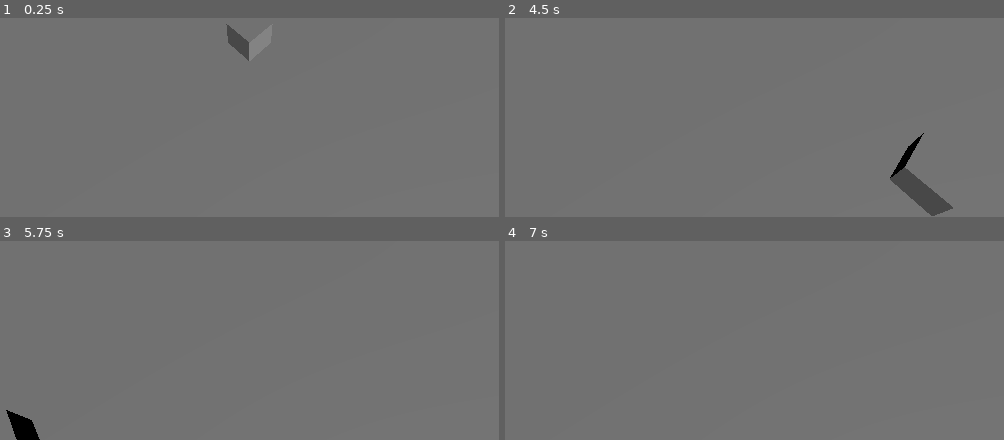
Above: before the commit, frames 1-4 (two rows, left to right).
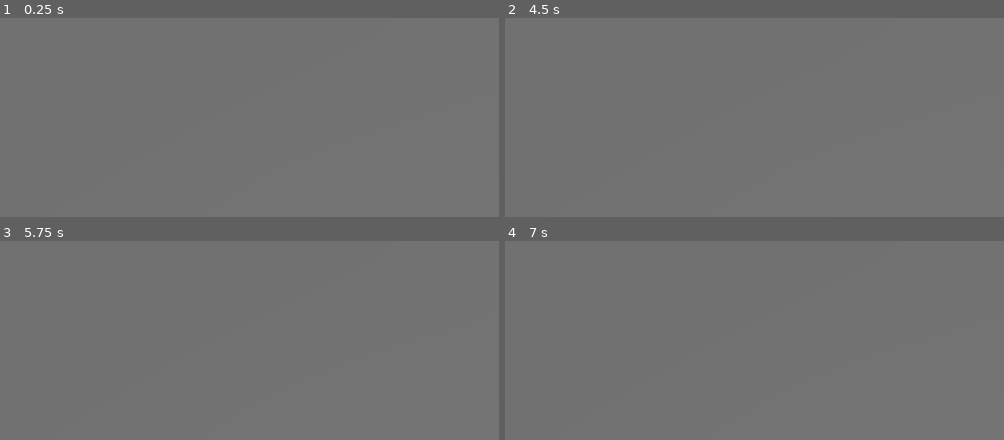
Above: after the commit, the same moments.

Repository: a-moseman/IsoGame
Game: Godot game, scene res://scene.tscn
The game is run twice, just before and just after one commit, with the same random seed, the same clock (stepped at 60 frames per second) and the same inputs.
Inputs:
- Up to frame 1 (0.25 s): no input
- Up to frame 2 (4.5 s): tap Enter at 0.5, 2.75, 4.25 s; hold D (move-right) 0.53-1.28 s; hold S (move-down) 1.28-2.03 s; tap Space at 2, 3.5 s; hold D (move-right) 2.03-2.78 s; hold W (move-up) 2.78-3.53 s; hold A (move-left) from 3.53 s (still down)
- Up to frame 3 (5.75 s): release A (move-left) at 5.03 s; hold S (move-down) from 5.03 s (still down)
- Up to frame 4 (7 s): release S (move-down) at 5.78 s; hold D (move-right) 5.78-6.53 s; tap Space at 6.5 s; hold W (move-up) from 6.53 s (still down)

The runs differ from the first frame. In frame 1, 0.4% of the frame differs, in the area x 45-50%, y 3-22%; in frame 2, 1.5%, in the area x 77-90%, y 57-100%; in frame 3, 0.6%; in frame 4, less than 0.1%.
Error in both runs: Assertion failed: no instance type provided (res://src/boot/Bootstrap.gd:37)

Commit message:
Integrate player movement with networking

Diff:
--- /dev/null
+++ b/PlayerController.gd
@@ -0,0 +1,18 @@
+extends CharacterBody3D
+
+const MOVE_SPEED: float = 5.0
+
+@export var multiplayer_id := 1 :
+	set(id):
+		multiplayer_id = id
+		$MovementInput.set_multiplayer_authority(id)
+
+@onready var movement_input = $MovementInput
+
+# Called every frame. 'delta' is the elapsed time since the previous frame.
+func _physics_process(delta):
+	if movement_input.movement_vector.length() > 0:
+		var movement_vector: Vector2 = movement_input.movement_vector.normalized()
+		var motion = transform.basis * Vector3(movement_vector.x, 0, movement_vector.y) * MOVE_SPEED
+		velocity = motion
+		move_and_slide()
--- /dev/null
+++ b/player.tscn
@@ -0,0 +1,42 @@
+[gd_scene load_steps=7 format=3 uid="uid://dda4e8obfnmsy"]
+
+[ext_resource type="Script" path="res://src/MovementController.gd" id="1_60dxx"]
+[ext_resource type="Script" path="res://PlayerController.gd" id="1_hyflv"]
+
+[sub_resource type="SceneReplicationConfig" id="SceneReplicationConfig_jebnw"]
+properties/0/path = NodePath(".:multiplayer_id")
+properties/0/spawn = true
+properties/0/replication_mode = 0
+properties/1/path = NodePath(".:position")
+properties/1/spawn = true
+properties/1/replication_mode = 1
+properties/2/path = NodePath(".:velocity")
+properties/2/spawn = true
+properties/2/replication_mode = 1
+
+[sub_resource type="SceneReplicationConfig" id="SceneReplicationConfig_ually"]
+properties/0/path = NodePath("MovementInput:movement_vector")
+properties/0/spawn = false
+properties/0/replication_mode = 1
+
+[sub_resource type="BoxShape3D" id="BoxShape3D_gnko0"]
+
+[sub_resource type="BoxMesh" id="BoxMesh_5sxfm"]
+
+[node name="Player" type="CharacterBody3D"]
+transform = Transform3D(1, 0, 0, 0, 1, 0, 0, 0, 1, 0, 0.5, 0)
+script = ExtResource("1_hyflv")
+
+[node name="ServerSynchronizer" type="MultiplayerSynchronizer" parent="."]
+replication_config = SubResource("SceneReplicationConfig_jebnw")
+
+[node name="MovementInput" type="MultiplayerSynchronizer" parent="."]
+replication_config = SubResource("SceneReplicationConfig_ually")
+script = ExtResource("1_60dxx")
+
+[node name="CollisionShape3D" type="CollisionShape3D" parent="."]
+shape = SubResource("BoxShape3D_gnko0")
+
+[node name="MeshInstance3D" type="MeshInstance3D" parent="."]
+mesh = SubResource("BoxMesh_5sxfm")
+skeleton = NodePath("")
--- a/scene.tscn
+++ b/scene.tscn
@@ -1,21 +1,16 @@
-[gd_scene load_steps=7 format=3 uid="uid://drsvt6rhgkx4w"]
+[gd_scene load_steps=4 format=3 uid="uid://drsvt6rhgkx4w"]
 
 [ext_resource type="Script" path="res://src/node/Game.gd" id="1_8l5ta"]
-[ext_resource type="Script" path="res://src/PlayerController.gd" id="2_yxnk8"]
 
 [sub_resource type="WorldBoundaryShape3D" id="WorldBoundaryShape3D_527ol"]
 
 [sub_resource type="PlaneMesh" id="PlaneMesh_15poa"]
 
-[sub_resource type="BoxShape3D" id="BoxShape3D_gnko0"]
-
-[sub_resource type="BoxMesh" id="BoxMesh_5sxfm"]
-
-[node name="Game" type="Node3D"]
+[node name="Game" type="Node"]
 script = ExtResource("1_8l5ta")
 
 [node name="DirectionalLight3D" type="DirectionalLight3D" parent="."]
-transform = Transform3D(0.258819, -0.554032, 0.79124, 0, 0.819152, 0.573576, -0.965926, -0.148453, 0.212012, 0, 2.5, 0)
+transform = Transform3D(0.258819, -0.554032, 0.79124, 0, 0.819152, 0.573576, -0.965926, -0.148452, 0.212012, 0, 2.5, 0)
 
 [node name="Ground" type="StaticBody3D" parent="."]
 
@@ -30,14 +25,8 @@
 [node name="PlayerCamera" type="Camera3D" parent="."]
 transform = Transform3D(0.707107, -0.5, 0.5, 0, 0.707107, 0.707107, -0.707107, -0.5, 0.5, 4, 8, 4)
 
-[node name="Player" type="RigidBody3D" parent="."]
-transform = Transform3D(1, 0, 0, 0, 1, 0, 0, 0, 1, 0, 0.5, 0)
-script = ExtResource("2_yxnk8")
-move_speed = 10.0
+[node name="Players" type="Node" parent="."]
 
-[node name="CollisionShape3D" type="CollisionShape3D" parent="Player"]
-shape = SubResource("BoxShape3D_gnko0")
-
-[node name="MeshInstance3D" type="MeshInstance3D" parent="Player"]
-mesh = SubResource("BoxMesh_5sxfm")
-skeleton = NodePath("")
+[node name="MultiplayerSpawner" type="MultiplayerSpawner" parent="."]
+_spawnable_scenes = PackedStringArray("res://player.tscn")
+spawn_path = NodePath("../Players")
--- /dev/null
+++ b/src/MovementController.gd
@@ -0,0 +1,26 @@
+extends MultiplayerSynchronizer
+
+var movement_input: Vector2 = Vector2.ZERO
+var movement_scale: float = 0
+@export var movement_vector: Vector2 = Vector2.ZERO
+
+# Called when the node enters the scene tree for the first time.
+func _ready():
+	set_process(get_multiplayer_authority() == multiplayer.get_unique_id())
+
+# Called every frame. 'delta' is the elapsed time since the previous frame.
+func _process(delta):
+	var dir = Input.get_vector("move-left", "move-right", "move-up", "move-down")
+	movement_vector = dir
+	_clamp(movement_vector)
+
+## Clamp the x and y values of the provided vector to be between -1 and 1, both inclusive.
+func _clamp(v: Vector2):
+	if v.x > 1:
+		v.x = 1
+	if v.x < -1:
+		v.x = -1
+	if v.y > 1:
+		v.y = 1
+	if v.y < 1:
+		v.y = -1
--- a/src/PlayerController.gd
+++ /dev/null
@@ -1,54 +0,0 @@
-extends RigidBody3D
-
-@export var move_speed: float
-
-var movement_input: Vector2 = Vector2.ZERO
-var movement_scale: float = 0
-var movement_vector: Vector2 = Vector2.ZERO
-
-# Called when the node enters the scene tree for the first time.
-func _ready():
-	pass # Replace with function body.
-
-# Called every frame. 'delta' is the elapsed time since the previous frame.
-func _process(delta):
-	if movement_scale > 0:
-		var motion: Vector3 = Vector3(movement_vector.x, 0, -movement_vector.y) * move_speed
-		move_and_collide(motion * delta)
-
-func _input(event):
-	if event.is_action_pressed("move-up"):
-		movement_input.y += 1
-	if event.is_action_pressed("move-down"):
-		movement_input.y -= 1
-	if event.is_action_pressed("move-right"):
-		movement_input.x += 1
-	if event.is_action_pressed("move-left"):
-		movement_input.x -= 1
-
-	if event.is_action_released("move-up"):
-		movement_input.y -= 1
-	if event.is_action_released("move-down"):
-		movement_input.y += 1
-	if event.is_action_released("move-right"):
-		movement_input.x -= 1
-	if event.is_action_released("move-left"):
-		movement_input.x += 1
-
-	_clamp(movement_input)
-	movement_scale = movement_input.length()
-	if movement_scale < 0:
-		movement_vector = Vector2.ZERO
-	else:
-		movement_vector = movement_input / movement_scale
-
-## Clamp the x and y values of the provided vector to be between -1 and 1, both inclusive.
-func _clamp(v: Vector2):
-	if v.x > 1:
-		v.x = 1
-	if v.x < -1:
-		v.x = -1
-	if v.y > 1:
-		v.y = 1
-	if v.y < 1:
-		v.y = -1
--- a/src/boot/Bootstrap.gd
+++ b/src/boot/Bootstrap.gd
@@ -18,7 +18,7 @@
 }
 
 ## Run the bootstrap.
-func run(args: Array, root: Node3D) -> InstanceType:
+func run(args: Array, root: Node) -> InstanceType:
 	var instance_type: InstanceType = _get_instance_type(args)
 	var port: int = _get_port(args)
 	match instance_type:
--- a/src/boot/Client.gd
+++ b/src/boot/Client.gd
@@ -1,6 +1,6 @@
 class_name Client extends Object
 
-func run(root: Node3D, port: int, address: String) -> void:
+func run(root: Node, port: int, address: String) -> void:
 	print("Starting client with server at {0}:{1}".format([address, port]))
 	var peer: ENetMultiplayerPeer = ENetMultiplayerPeer.new()
 	peer.create_client(address, port)
--- a/src/boot/Server.gd
+++ b/src/boot/Server.gd
@@ -1,6 +1,6 @@
 class_name Server extends Object
 
-func run(root: Node3D, port: int) -> void:
+func run(root: Node, port: int) -> void:
 	print("Starting server on port {0}".format([port]))
 	var peer: ENetMultiplayerPeer = ENetMultiplayerPeer.new()
 	peer.create_server(port)
--- a/src/node/Game.gd
+++ b/src/node/Game.gd
@@ -1,18 +1,23 @@
-class_name Game extends Node3D
+class_name Game extends Node
 
 const Bootstrap = preload("res://src/boot/Bootstrap.gd")
 const InstanceType = Bootstrap.InstanceType
+
+@onready
+var player_prefab = preload("res://player.tscn")
 
 # Called when the node enters the scene tree for the first time.
 func _ready():
 	var args: Array = OS.get_cmdline_args()
 	var instance_type: InstanceType = Bootstrap.new().run(args, self)
+	if multiplayer.is_server():
+		multiplayer.peer_connected.connect(add_player)
+		# add already connected clients
+		for id in multiplayer.get_peers():
+			add_player(id)
 
-	multiplayer.connected_to_server.connect(_on_client_connect)
-
-@rpc("any_peer")
-func client_connected():
-	print(multiplayer.get_remote_sender_id())
-
-func _on_client_connect():
-	client_connected.rpc()
+func add_player(id: int):
+	var player = player_prefab.instantiate()
+	player.multiplayer_id = id
+	player.name = "Player-{0}".format([id])
+	$Players.add_child(player, true)
